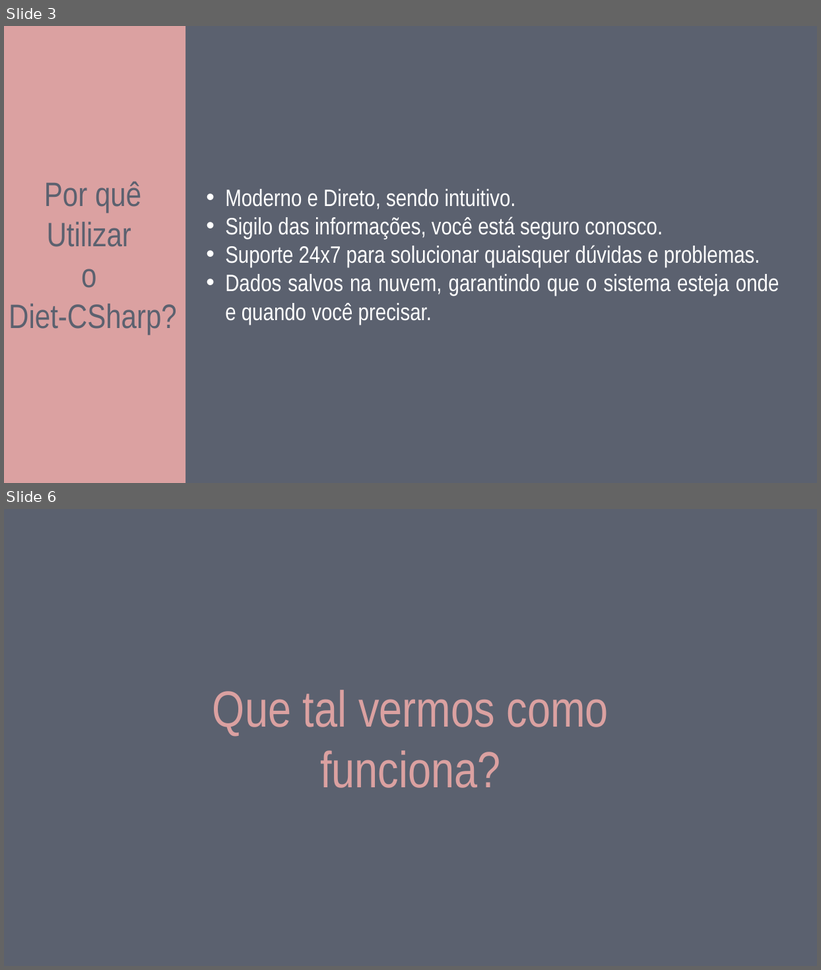
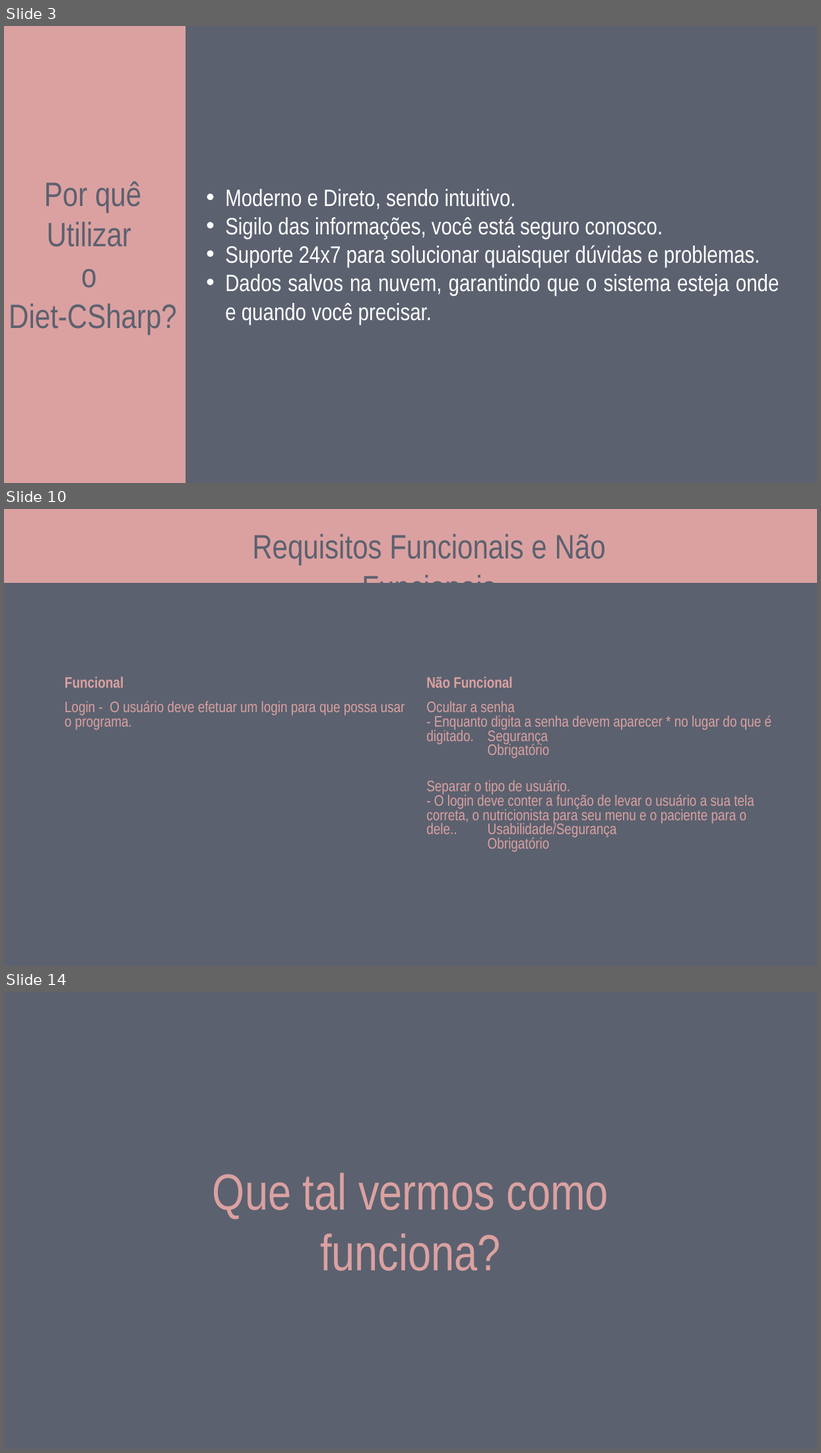
Before and after one commit to caiobarretta/Diet-CSharp, a slide deck: doc/IFSP/Diet-csharp.pptx. Shown one above the other, each under a label of ours: slides 3 and 6 before the commit, slides 3, 10 and 14 after it; the slides between them are not shown. The pictures are 821x970 and 821x1453 pixels, drawn with LibreOffice and Linux fonts; fonts in the diff are those of the drawing. Boxes give left, top, right and bottom in pixels: in the first picture for what was removed or moved away, otherwise in the second. Text is boxed around its words. In the diff, an @@ line names an element or a change of style, - is before the commit and + after.

```diff
--- a/doc/IFSP/Diet-csharp.pptx
+++ b/doc/IFSP/Diet-csharp.pptx
@@ slide 10 added at (4,509,817,966), background #5B616F @@
@@ rectangle added at (4,509,817,583), fill #DBA1A1 @@
@@ text added at (252,534,606,583), 40 pt, text #5B616F @@
+Requisitos Funcionais e Não Funcionais
@@ table added at (59,674,782,875), 3 rows, 2 columns @@
+Funcional | Não Funcional
+Login - O usuário deve efetuar um login para que possa usar o programa. | Ocultar a senha / - Enquanto digita a senha devem aparecer * no lugar do que é digitado. Segurança / Obrigatório
+ | Separar o tipo de usuário. / - O login deve conter a função de levar o usuário a sua tela correta, o nutricionista para seu menu e o paciente para o dele.. Usabilidade/Segurança / Obrigatório
@@ what was slide 6 is now slide 14 @@
```
Also in this commit, not shown: 2 slides changed, 7 other slides added, 1 other file.
